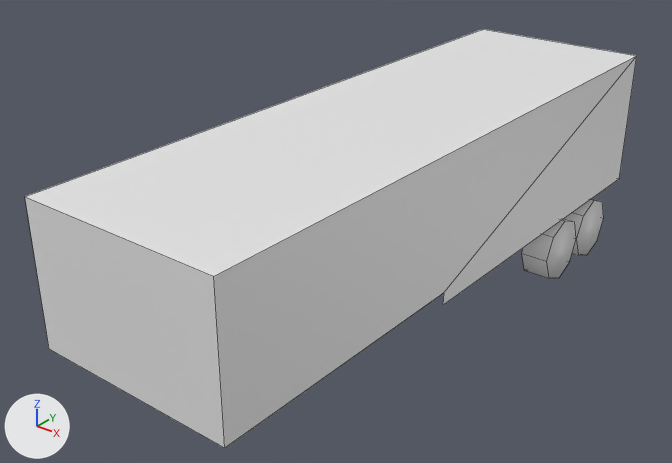
The FBX model TheEvilNauts/Assets/Data/Models/Decorate/City/city_auto_01.fbx as it was, and as the next commit left it.
Camera for both pictures: a camera (50 mm lens) standing at (56.25, -1.52, 20.84) and looking at (46.38, 10.81, 13.19). Lighting does not change. The marker at lower left points along +X, +Y and +Z. Mesh edges are drawn as thin lines.

Names of what the first picture shows: 'track_02'.
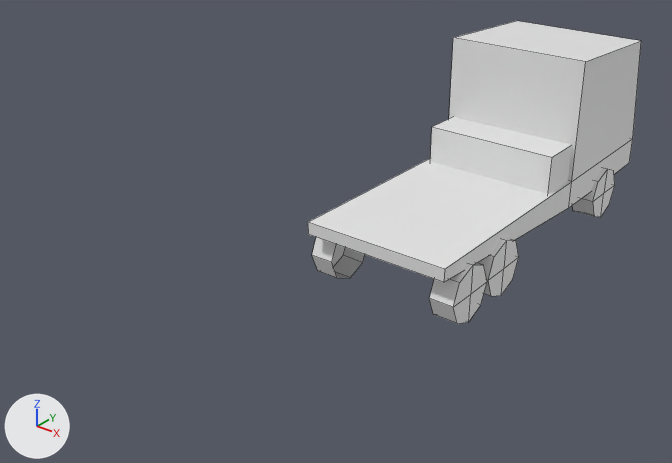
The edits, one by one:
me_куб is used by ob_track_02; location (47.95, 10.86, 15.71); scale (0.0001, 0.0001, 0.0001).
me_куб had 78 vertices, 49 faces and spanned x -21603.0..14339.0, y -60025.0..59975.0, z -40225.0..841.0.
me_куб now has 123 vertices, 79 faces and spans x -162.0..171.0, y -31.0..372.0, z -351.0..480.0.
me_куб part 1: the loose piece of 17 vertices spanning x -21438.0..-15908.0, y 28470.0..41385.0, z -40032.0..-27117.0 is turned -90 degrees about the x axis through its middle and scaled by 0.00926, then moved by (18536.0, -34898.0, 33306.0).
me_куб part 2: the loose piece of 17 vertices spanning x -21438.0..-15908.0, y 41806.0..54721.0, z -40225.0..-27310.0 is turned -90 degrees about the x axis through its middle and scaled by 0.00926, then moved by (18537.0, -48233.0, 33623.0).
me_куб part 3: the loose piece of 16 vertices spanning x 8562.0..14092.0, y 28470.0..41385.0, z -40032.0..-27117.0 is turned -90 degrees about the x axis through its middle and scaled by 0.00926, then moved by (-11186.0, -34898.0, 33304.0).
me_куб part 4: the loose piece of 16 vertices spanning x 8562.0..14092.0, y 41806.0..54721.0, z -40225.0..-27310.0 is turned -89.7 degrees about the x axis through its middle and scaled by 0.00926, then moved by (-11185.0, -48233.0, 33621.0).
me_куб part 5: the loose piece of 17 vertices spanning x -21438.0..-15908.0, y 28470.0..41385.0, z -40032.0..-27117.0 is copied, and the copy is scaled about its middle by 0.00926, then moved by (18540.0, -34897.0, 33893.0); it spans x -159.0..-107.0, y -29.0..91.0, z 258.0..378.0.
me_куб part 6: a new loose piece of 16 vertices spanning x -153.0..162.0, y 50.0..372.0, z -351.0..480.0.
Part 7, on me_куб:
12 vertices are removed from x -21603.0..14339.0, y -60025.0..59975.0, z -26248.0..841.0.
7 faces are deleted.
8 vertices are added at x -141.0..149.0, y 106.0..193.0, z 62.0..165.0.
4 new faces join them.
me_куб part 8: the surface is now shaded flat.
Object 'track_02' (ob_track_02) moves from (47.95, 10.86, 15.71) to (47.23, 14.36, 12.04).
Object 'track_02' (ob_track_02) turns from (0, 0, 0) to (90, 0, -180) degrees about x, y and z.
Object 'track_02' (ob_track_02) is rescaled from (0.0001, 0.0001, 0.0001) to (0.01, 0.01, 0.01).

Changed parts and their boxes [x1, y1, x2, y2] in the pictures (672 x 463 px; the box of a moved part takes in the faces that stretch with it):
'track_02', reshaped, moved, turned, rescaled
    before: [25, 29, 637, 448]
    after: [308, 21, 641, 323]
part 1 of me_куб, moved or reshaped (not visible before)
    after: [429, 263, 487, 323]
part 2 of me_куб, moved or reshaped (not visible before)
    after: [477, 239, 519, 296]
part 3 of me_куб, moved or reshaped
    before: [522, 219, 576, 278]
    after: [312, 237, 365, 278]
part 4 of me_куб, moved or reshaped (not visible afterwards)
    before: [564, 199, 603, 255]
part 5 of me_куб, added
    after: [572, 168, 615, 217]
part 6 of me_куб, added
    after: [308, 21, 641, 282]
part 7 of me_куб, cut back
    before: [25, 29, 637, 448]
    after: [430, 117, 572, 194]
